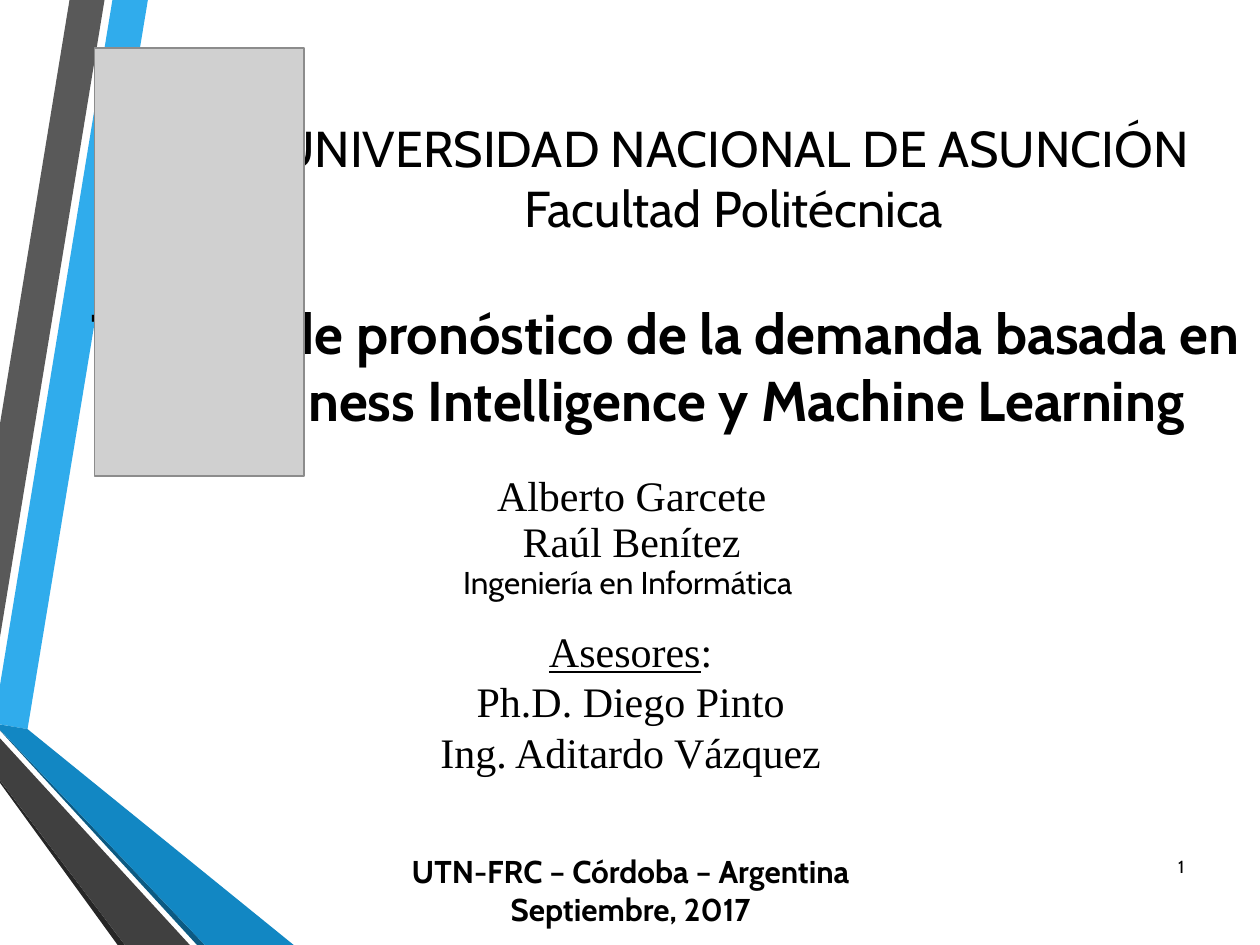
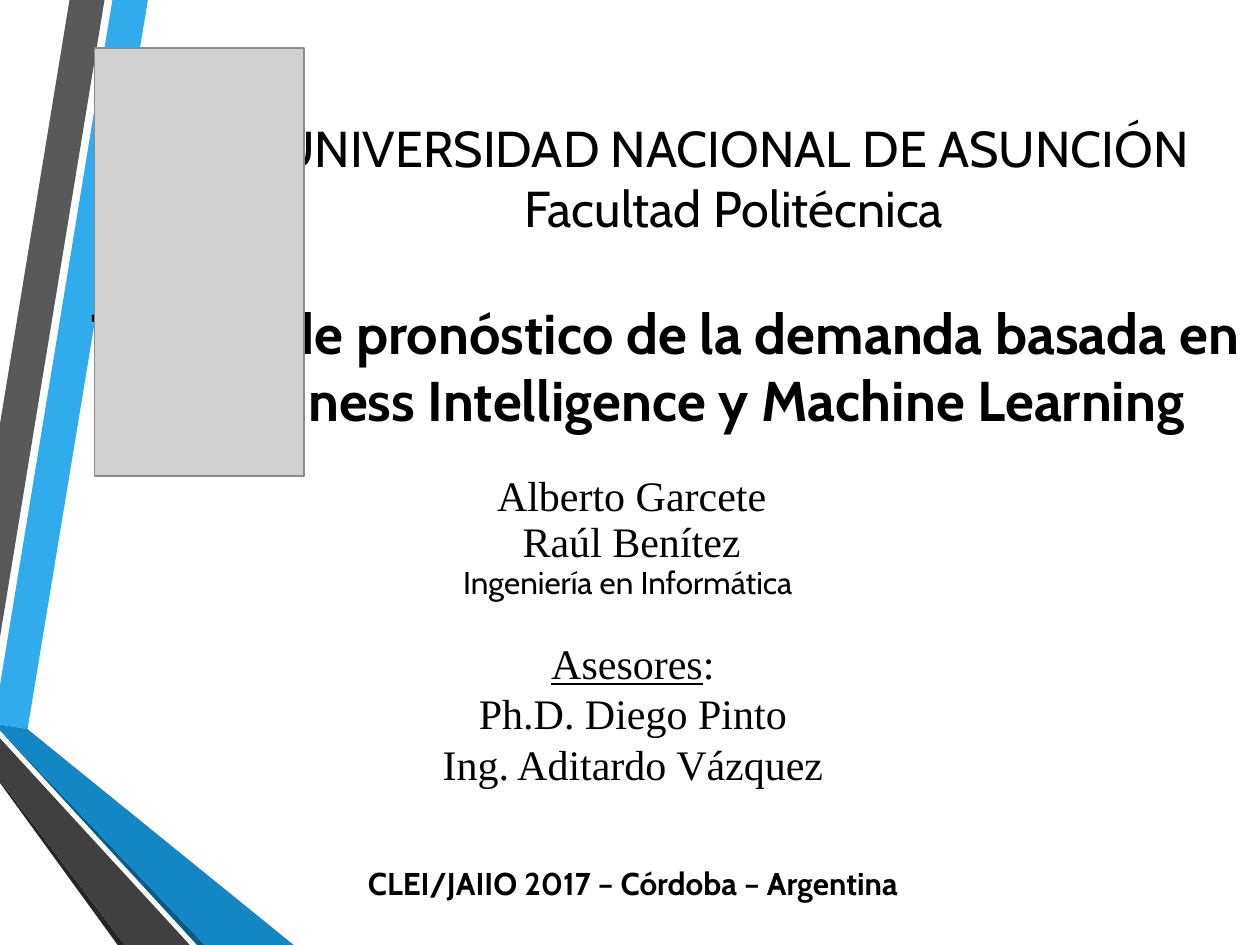
Before and after one commit to raulbenitezmartinez/tesisclei, a slide deck: slide 1 of Presentacion CLEI-JAIIO 2017.pptx. Drawn at 1260x945 pixels with LibreOffice and Linux fonts; fonts in the diff are those of the drawing; grey boxes stand for pictures; background and template pictures are left out. Boxes give left, top, right and bottom in pixels: in the first picture for what was removed or moved away, otherwise in the second. Text is boxed around its words. In the diff, an @@ line names an element or a change of style, - is before the commit and + after.

```diff
--- a/Presentacion CLEI-JAIIO 2017.pptx
+++ b/Presentacion CLEI-JAIIO 2017.pptx
@@ text "Asesores:": place and size @@
-text "Asesores:" at (412,639,850,928)
+text "Asesores:" at (368,651,898,902)
@@ page number removed at (1178,860,1184,873) @@
-1
@@ text at (368,871,898,902): text changed @@
-UTN-FRC – Córdoba – Argentina
-Septiembre, 2017
+CLEI/JAIIO 2017 – Córdoba – Argentina
```
Also in this commit, not shown: 17 other slides changed, 1 slide added.
